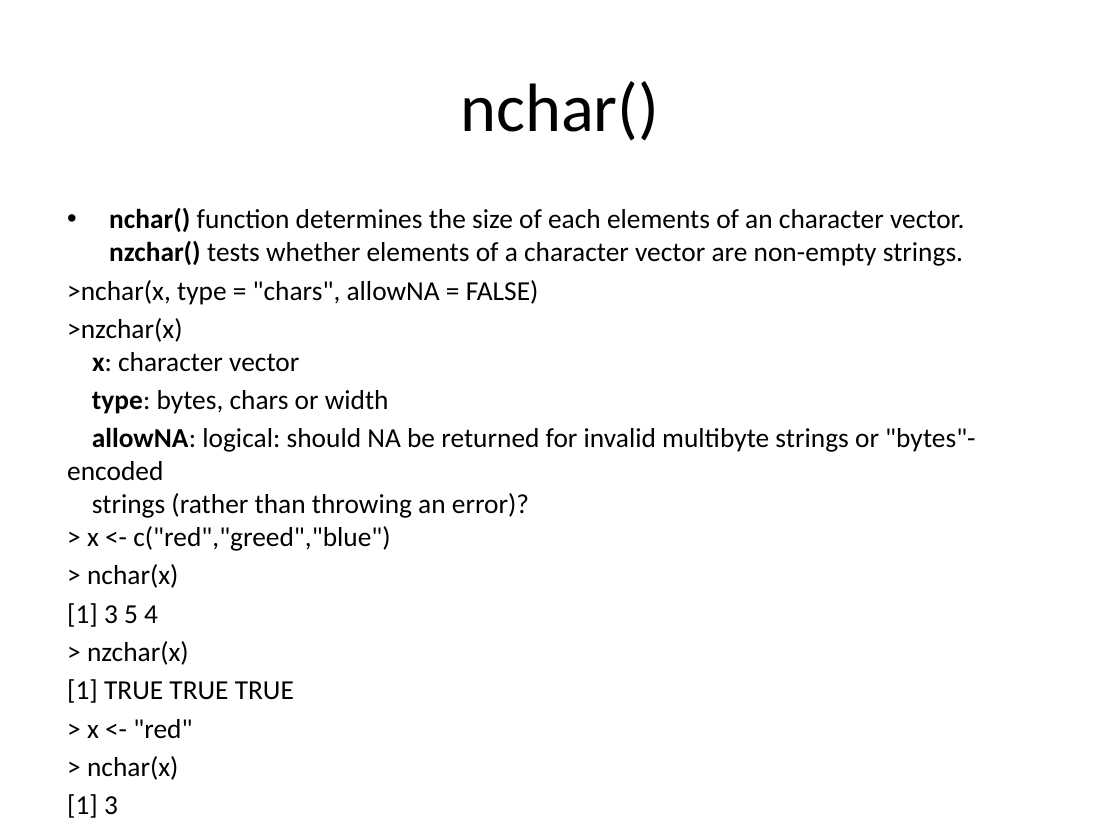
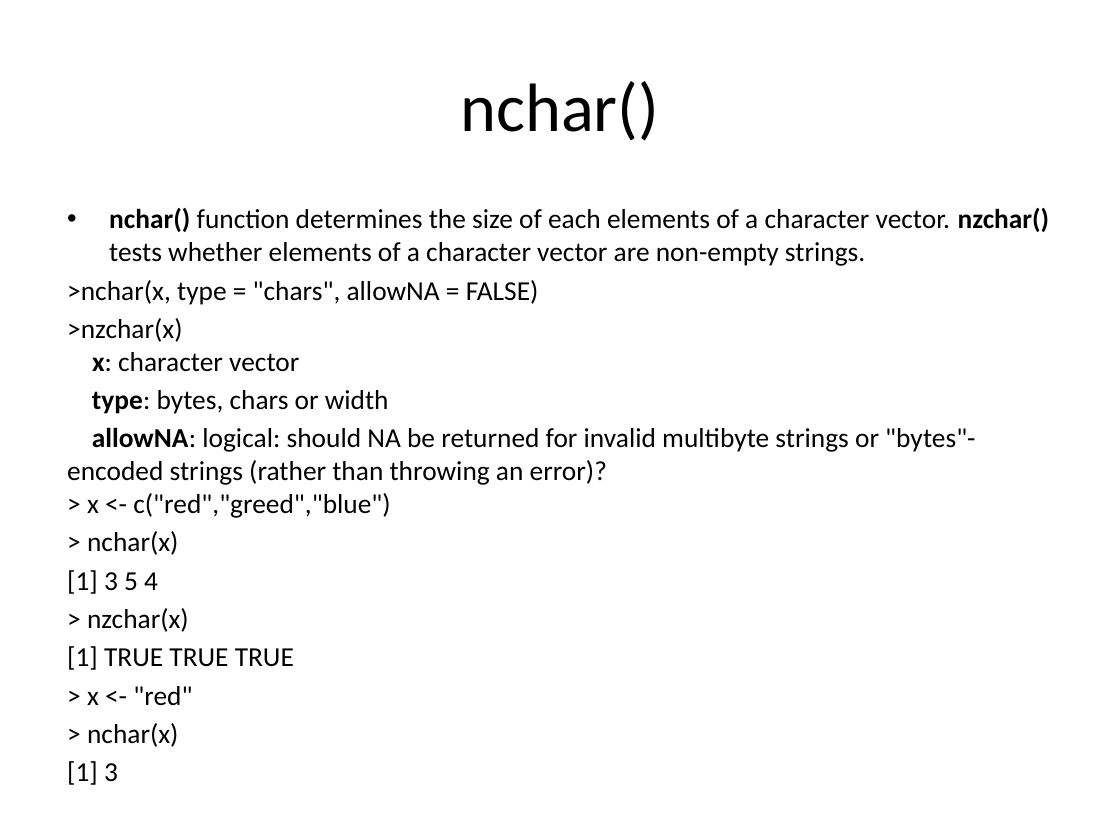
Before and after one commit to vsgosnell/R.Module8, a slide deck: slide 30 of Module 8 Input and Output.pptx. Drawn at 1120x840 pixels with LibreOffice and Linux fonts; fonts in the diff are those of the drawing. Boxes give left, top, right and bottom in pixels: in the first picture for what was removed or moved away, otherwise in the second. Text is boxed around its words. In the diff, an @@ line names an element or a change of style, - is before the commit and + after.

```diff
--- a/Module 8 Input and Output.pptx
+++ b/Module 8 Input and Output.pptx
@@ text at box(109, 208, 1050, 266): text changed @@
-• nchar() function determines the size of each elements of an character vector. nzchar() tests whether elements of a character vector are non-empty strings.
+• nchar() function determines the size of each elements of a character vector. nzchar() tests whether elements of a character vector are non-empty strings.
```
Also in this commit, not shown: 1 other slide changed, 3 other files.
